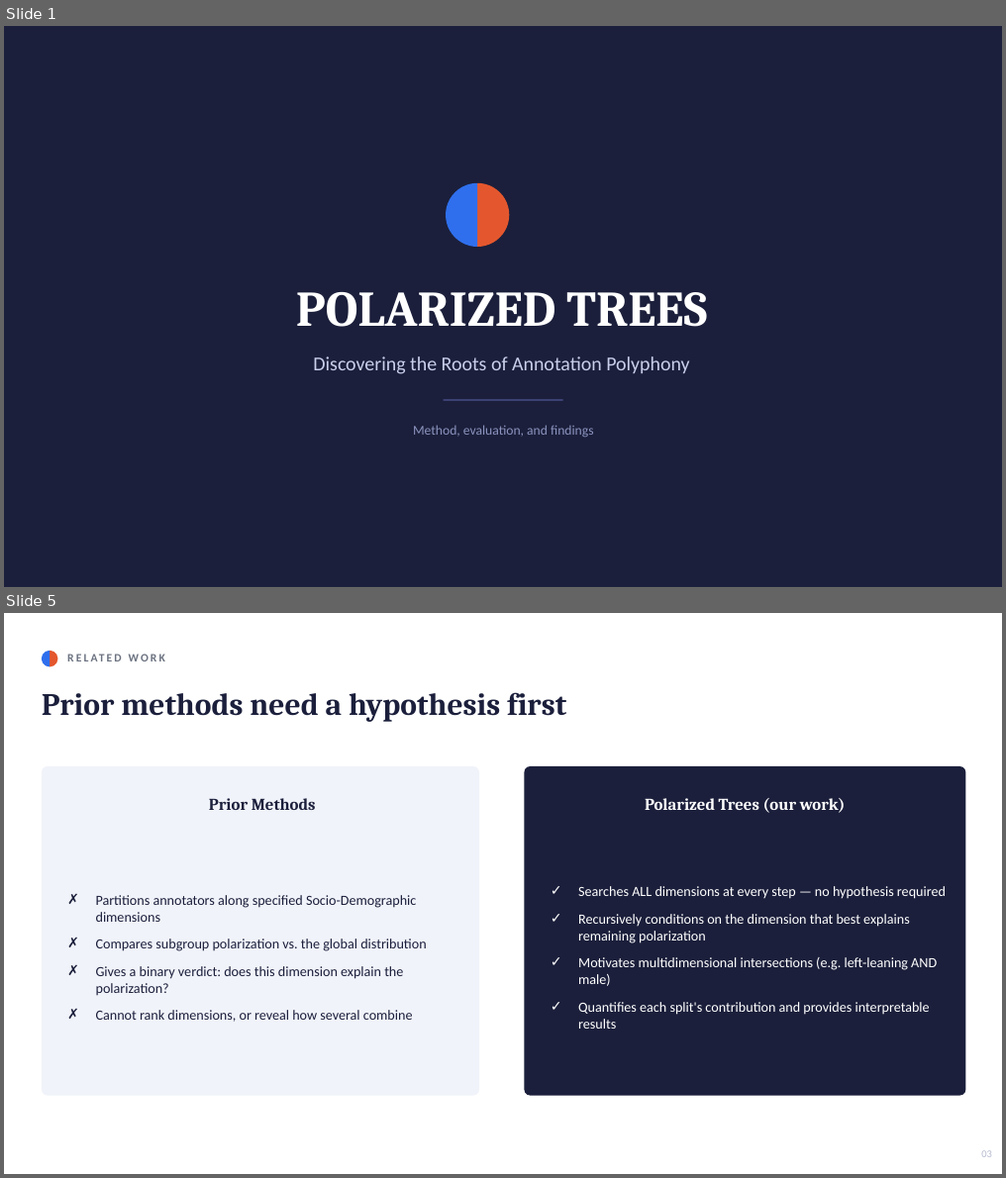
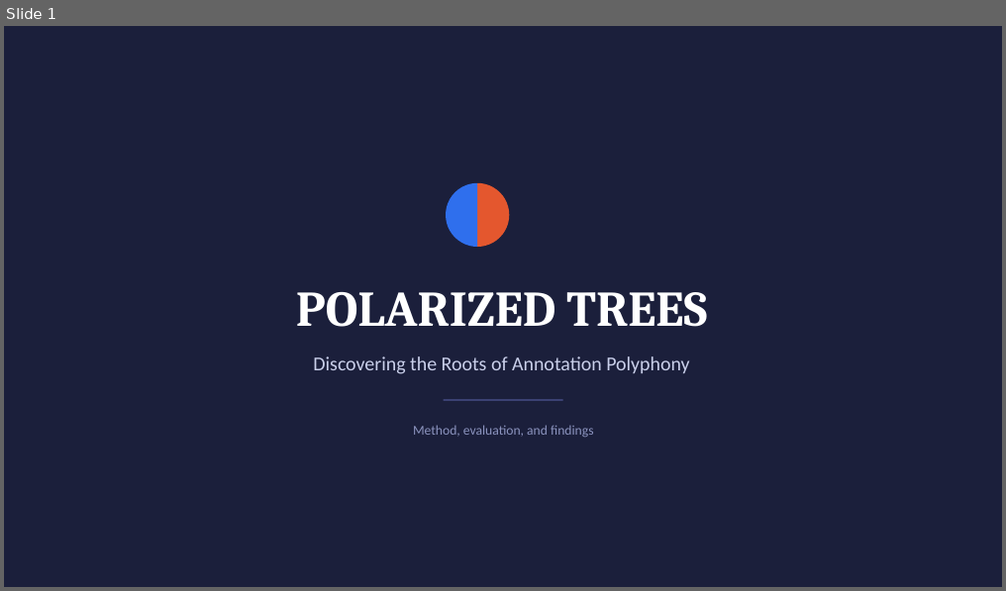
Before and after one commit to Swkratis210204/polartox, a slide deck: polarized_trees/Polarized_Trees_Presentation.pptx. Shown one above the other, each under a label of ours: slides 1 and 5 before the commit, slide 1 after it; the slides between them are not shown. The pictures are 1006x1178 and 1006x591 pixels, drawn with LibreOffice and Linux fonts; fonts in the diff are those of the drawing. Boxes give left, top, right and bottom in pixels: in the first picture for what was removed or moved away, otherwise in the second. Text is boxed around its words. In the diff, an @@ line names an element or a change of style, - is before the commit and + after.

```diff
--- a/polarized_trees/Polarized_Trees_Presentation.pptx
+++ b/polarized_trees/Polarized_Trees_Presentation.pptx
@@ slide 5 removed at [4, 613, 1002, 1174], background #FFFFFF @@
@@ pie slice (boxed as its full ellipse) removed at [42, 651, 57, 666] @@
@@ pie slice (boxed as its full ellipse) removed at [42, 651, 57, 666] @@
@@ text removed at [67, 645, 666, 670] @@
-RELATED WORK
@@ text removed at [42, 692, 566, 722] @@
-Prior methods need a hypothesis first
@@ rounded rectangle removed at [42, 766, 479, 1096] @@
@@ rounded rectangle removed at [525, 766, 966, 1096] @@
@@ text removed at [209, 798, 316, 810] @@
-Prior Methods
@@ text removed at [645, 798, 846, 813] @@
-Polarized Trees (our work)
@@ text removed at [96, 895, 426, 1022] @@
-✗ Partitions annotators along specified Socio-Demographic dimensions
-✗ Compares subgroup polarization vs. the global distribution
-✗ Gives a binary verdict: does this dimension explain the polarization?
-✗ Cannot rank dimensions, or reveal how several combine
@@ text removed at [578, 886, 945, 1029] @@
-✓ Searches ALL dimensions at every step — no hypothesis required
-✓ Recursively conditions on the dimension that best explains remaining polarization
-✓ Motivates multidimensional intersections (e.g. left-leaning AND male)
-✓ Quantifies each split's contribution and provides interpretable results
@@ text removed at [981, 1151, 992, 1157] @@
-03
```
Also in this commit, not shown: 10 slides changed, 3 slides added, 1 other slide removed, 1 other file.
